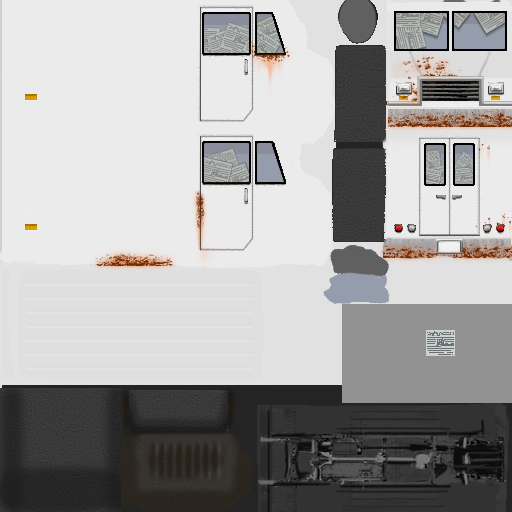
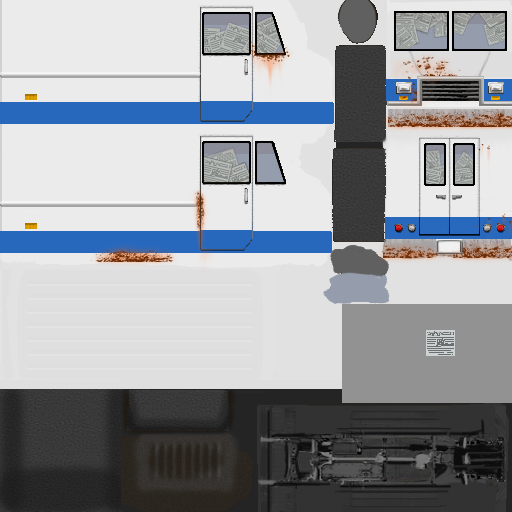
Before/after of a 512 x 512 layered artwork. What changed in the layer stack:
painted on "rust" (2nd of 2, in "rust") over [90,249,174,266]
painted on "rustseep" over [89,242,179,271]
painted on "newspaper front" over [396,13,506,49]
removed layer "Layer 0" over [0,0,512,389]
added layer "Layer 3" above "Layer 4" over [385,217,512,239]
added layer "Layer 4" above "Layer 1" over [386,79,512,101]
added layer "Layer 1" above "Layer 2" over [0,53,334,253]
added layer "Layer 2" over [0,0,512,389]
